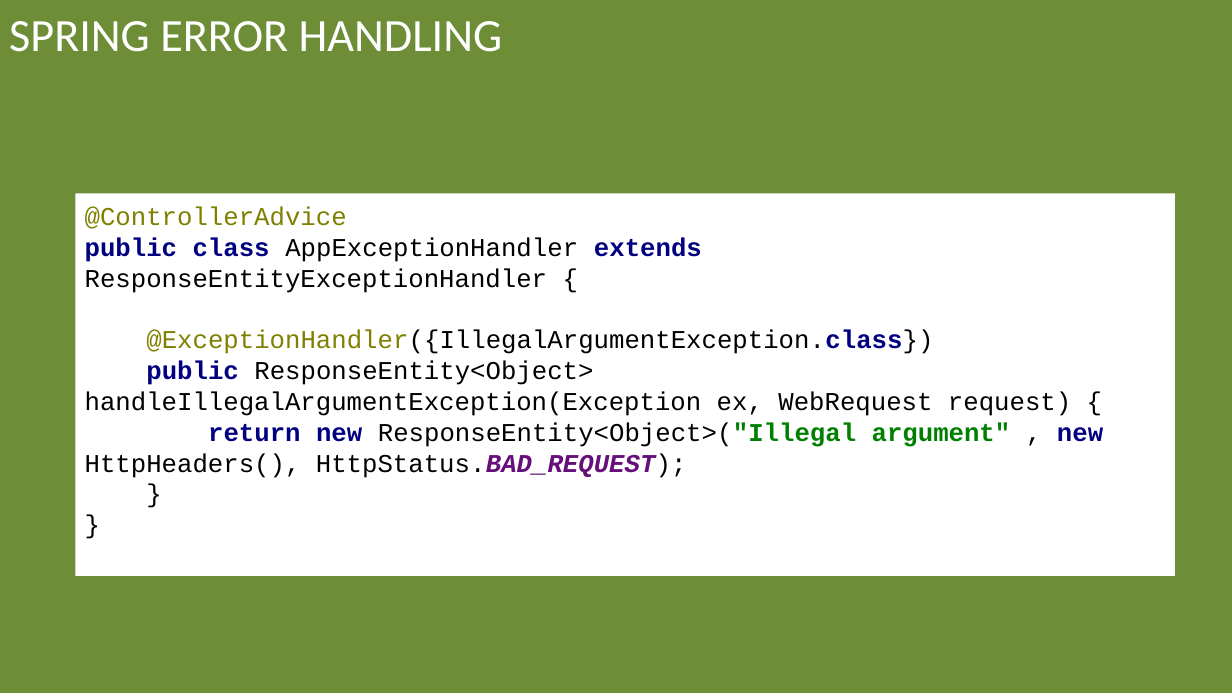
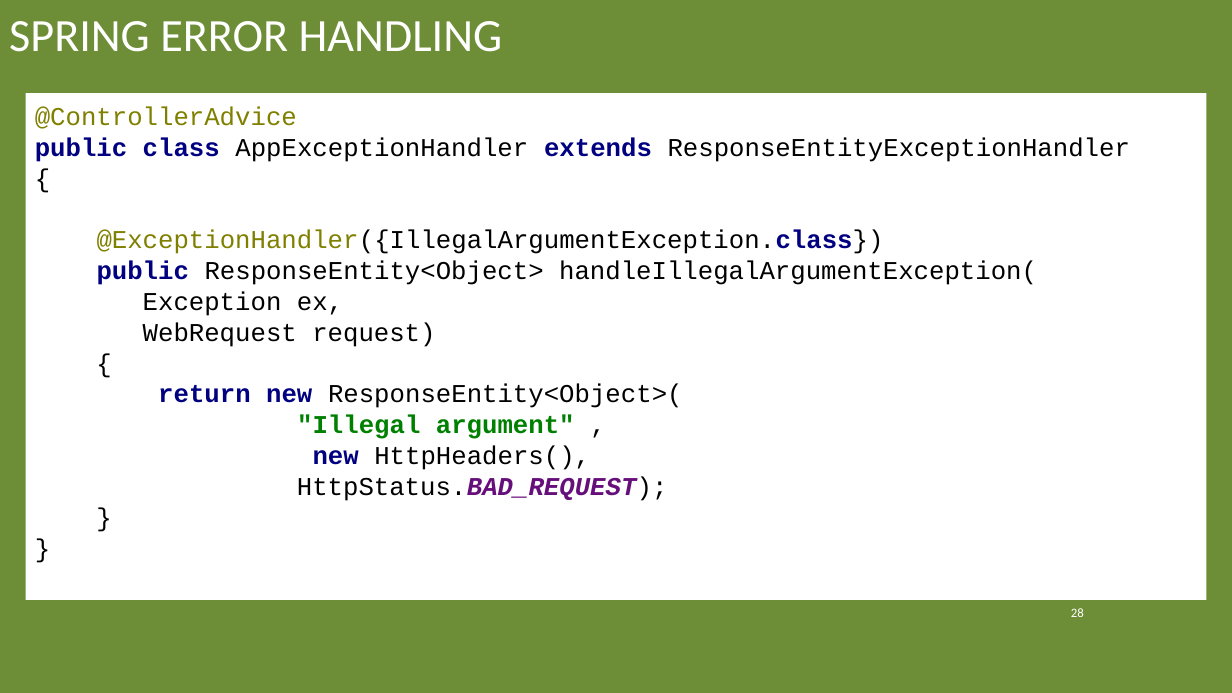
Before and after one commit to arenat/wiza_1, a slide deck: slide 28 of wiza.pptx (slide 26 before the commit). Drawn at 1232x693 pixels with LibreOffice and Linux fonts; fonts in the diff are those of the drawing; background and template pictures are left out. Boxes give left, top, right and bottom in pixels: in the first picture for what was removed or moved away, otherwise in the second. Text is boxed around its words. In the diff, an @@ line names an element or a change of style, - is before the commit and + after.

```diff
--- a/wiza.pptx
+++ b/wiza.pptx
@@ rectangle "@ControllerAdvice public class AppExceptionHandler extends ...": place and size @@
-rectangle "@ControllerAdvice public class AppExceptionHandler extends ..." at (76, 193, 1176, 576)
+rectangle "@ControllerAdvice public class AppExceptionHandler extends ..." at (26, 93, 1207, 601)
@@ text in rectangle at (35, 106, 1130, 501): text changed @@
-@ControllerAdvice
-public class AppExceptionHandler extends ResponseEntityExceptionHandler {
-@ExceptionHandler({IllegalArgumentException.class})
-public ResponseEntity<Object> handleIllegalArgumentException(Exception ex, WebRequest request) {
-return new ResponseEntity<Object>("Illegal argument" , new HttpHeaders(), HttpStatus.BAD_REQUEST);
-}
-}
+@ControllerAdvice
+public class AppExceptionHandler extends ResponseEntityExceptionHandler
+{
+@ExceptionHandler({IllegalArgumentException.class})
+public ResponseEntity<Object> handleIllegalArgumentException(
+Exception ex,
+WebRequest request)
+{
+return new ResponseEntity<Object>(
+"Illegal argument" ,
+new HttpHeaders(),
+HttpStatus.BAD_REQUEST);
+}
+}
@@ page number added at (1071, 608, 1084, 617), 10 pt, text #FFFFFF @@
+28
```
Also in this commit, not shown: 55 other slides changed, 3 slides added, 1 other file.
